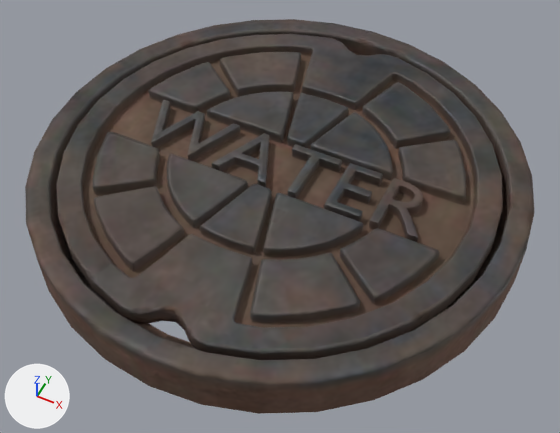
What one commit did to the glTF model public/assets/models/water_manhole_cover/water_manhole_cover.gltf.
Both versions are drawn from a 50 mm camera at (0.346, -0.691, 0.791) aimed at (0.018, -0.035, -0.03). Lighting does not change. The marker at lower left points along +X, +Y and +Z. The first picture is the older version. Vertices at exactly the same position are counted once.

In view in the first picture: 'water_manhole_cover', 'water_manhole_cover_frame'.
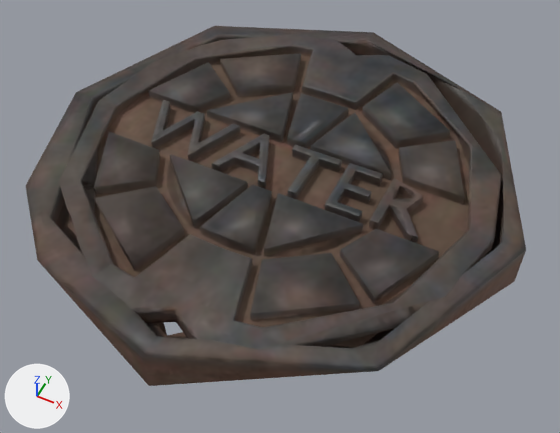
Edits to the bpy script that builds the scene:
```text
Change me_cylinder_008:
    used by ob_water_manhole_cover_frame; location = (0.0, 0.0, 0.0)
    remove me_cylinder_008.from_pydata(...)  # 352 vertices, 640 faces; spans x -0.345..0.345, y -0.345..0.345, z -0.029..0.039
    add me_cylinder_008.from_pydata(...)  # 56 vertices, 102 faces; spans x -0.345..0.345, y -0.345..0.345, z -0.029..0.039
    me_cylinder_008 part 1: 296 vertices removed from x -0.344..0.344, y -0.344..0.344, z -0.029..0.039
Change me_cylinder_001:
    used by ob_water_manhole_cover; location = (0.0, 0.0, 0.0)
    remove me_cylinder_001.from_pydata(...)  # 2909 vertices, 5661 faces; spans x -0.305..0.305, y -0.3..0.3, z 0.014..0.039
    add me_cylinder_001.from_pydata(...)  # 394 vertices, 722 faces; spans x -0.305..0.305, y -0.3..0.3, z 0.014..0.039
    me_cylinder_001 part 2: 8 vertices moved within x -0.016..0.204, y -0.043..0.042, z 0.024..0.039; 2515 vertices removed from x -0.304..0.304, y -0.3..0.3, z 0.014..0.039
```

What differs and where, as boxes [x1, y1, x2, y2] in the pictures (560 x 433 px):
'water_manhole_cover', reshaped: before [56, 34, 503, 360]; after [59, 35, 502, 350]
'water_manhole_cover_frame', reshaped (9% shorter): before [25, 19, 535, 414]; after [26, 26, 526, 386]
part 1 of me_cylinder_008, deleted: before [25, 19, 535, 414]
part 2 of me_cylinder_001, cut back: before [56, 34, 503, 360]; after [255, 141, 414, 240]
